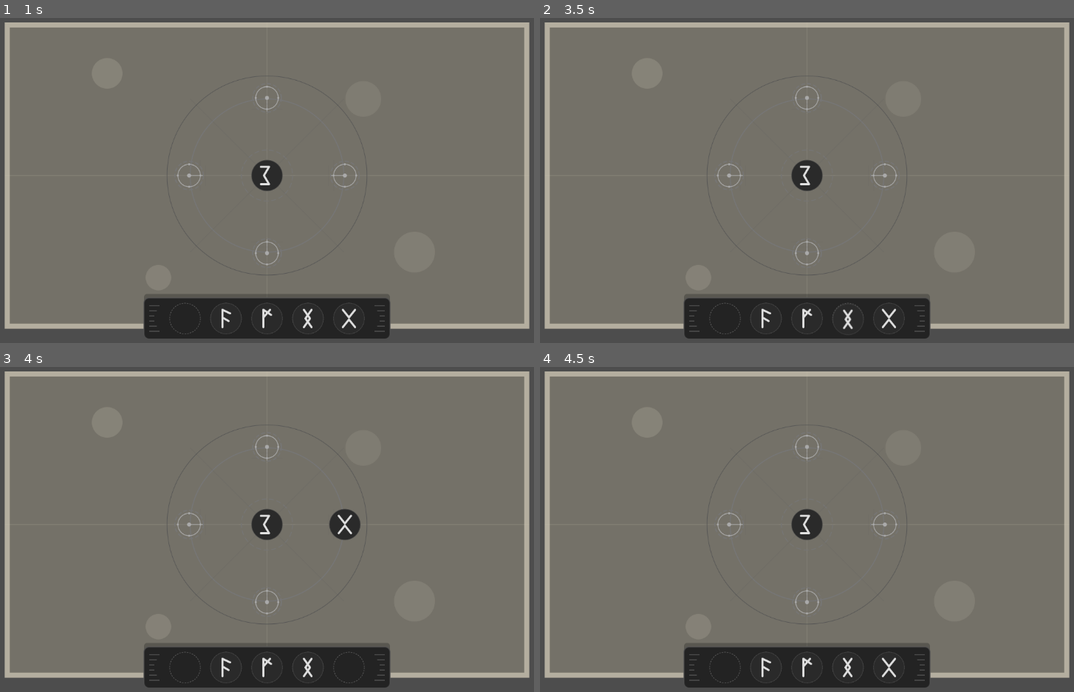
Above: before the commit, frames 1-4 (two rows, left to right).
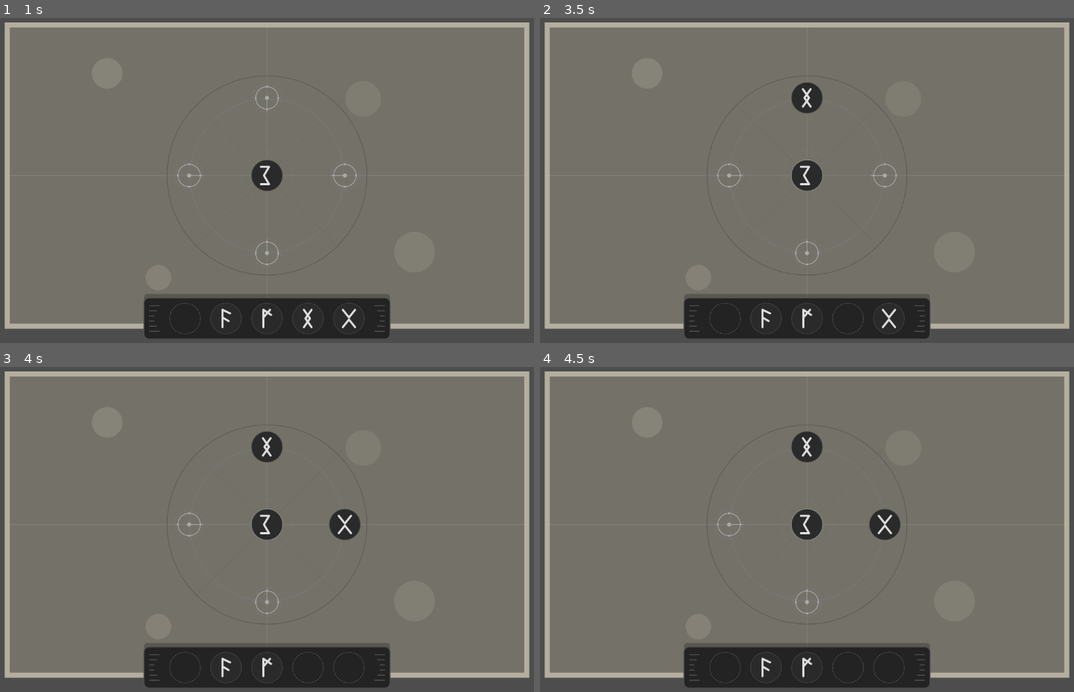
Above: after the commit, the same moments.

Repository: Triysle/wyrdweaver
Game: Godot game, scene res://scenes/first_page.tscn
Two runs of this game, one before a commit and one after it. Both use one fixed random seed, a clock stepped at 60 frames per second and the inputs below.
Inputs (mouse positions are in pixels of both pictures, inside the frame that each line leads up to):
- Up to frame 1 (1 s): tap Enter at 0.5 s; drag from (186, 317) to (267, 174) at 0.52 s
- Up to frame 2 (3.5 s): drag from (764, 317) to (807, 174) at 1.27 s; move the mouse to (807, 317) at 2.02 s; click (807, 317) at 2.17 s; tap R (reset_game) at 2.75 s; drag from (849, 317) to (807, 99) at 2.77 s
- Up to frame 3 (4 s): drag from (347, 666) to (347, 523) at 3.52 s
- Up to frame 4 (4.5 s): drag from (630, 477) to (887, 523) at 4.27 s

Frame 1 is identical in both runs. In frame 2, 0.5% of the frame differs, in the area x 47-61%, y 19-98%; in frame 3, 0.5%; in frame 4, 1.0%, in the area x 47-68%, y 19-98%.

Commit message:
0.0.5
more flexible rune placement

Diff:
--- a/scenes/first_page.tscn
+++ b/scenes/first_page.tscn
@@ -9,6 +9,7 @@
 [ext_resource type="Texture2D" uid="uid://daf7qtwbyeew0" path="res://assets/temp/success-indicator.svg" id="7_l8pgn"]
 [ext_resource type="Texture2D" uid="uid://rbxtxjdipbc6" path="res://assets/temp/rune-tray.svg" id="8_al0c0"]
 [ext_resource type="Script" uid="uid://ojn8p5snn4ko" path="res://scripts/Rune.gd" id="9_qxcc4"]
+[ext_resource type="Script" uid="uid://dhcf3pu00uv1p" path="res://scripts/RuneTray.gd" id="9_xwo0y"]
 [ext_resource type="Texture2D" uid="uid://b4sgcaff0hoer" path="res://assets/temp/rune-sowilo.svg" id="10_lv01k"]
 [ext_resource type="Texture2D" uid="uid://bbufq40t2ckhs" path="res://assets/temp/rune-glow.svg" id="11_su4tq"]
 [ext_resource type="Texture2D" uid="uid://b3uv5jfmwoe0g" path="res://assets/temp/rune-fehu.svg" id="12_efwbv"]
@@ -165,6 +166,7 @@
 
 [node name="RuneTray" type="Node2D" parent="."]
 position = Vector2(576, 600)
+script = ExtResource("9_xwo0y")
 
 [node name="TrayBackground" type="Sprite2D" parent="RuneTray"]
 texture = ExtResource("8_al0c0")
--- a/scripts/FirstPage.gd
+++ b/scripts/FirstPage.gd
@@ -7,11 +7,23 @@
 @onready var resource_container = $ResourceContainer
 
 func _ready():
-	print("FirstPage ready - connecting signals")
+	print("FirstPage ready - initializing nodes")
+
+	# Initialize the rune tray system
+	_initialize_rune_tray()
+
 	# Wait one frame to make sure all nodes are fully initialized
 	await get_tree().process_frame
+
 	# Connect signals
 	_connect_signals()
+
+# Initialize the rune tray
+func _initialize_rune_tray():
+	# Add RuneTray script to the RuneTray node if it doesn't have it
+	if not rune_tray.has_script():
+		rune_tray.set_script(load("res://scripts/RuneTray.gd"))
+		print("Added RuneTray script")
 
 # Connect all necessary signals
 func _connect_signals():
@@ -71,9 +83,13 @@
 		print("ERROR: ResourceContainer not found when activating circle!")
 
 # Handle rune drag started
-func _on_rune_drag_started(_rune):
-	print("Rune drag started")
+func _on_rune_drag_started(rune):
+	print("Rune drag started: ", rune.rune_type)
+
+	# If it's coming from the tray, free up its slot
+	if rune.current_state == "in_tray" and rune_tray and rune_tray.has_method("free_slot_for_rune"):
+		rune_tray.free_slot_for_rune(rune)
 
 # Handle rune drag ended
-func _on_rune_drag_ended(_rune):
-	print("Rune drag ended")
+func _on_rune_drag_ended(rune):
+	print("Rune drag ended: ", rune.rune_type)
--- a/scripts/Rune.gd
+++ b/scripts/Rune.gd
@@ -5,10 +5,11 @@
 @export var rune_type: String = ""  # sowilo, fehu, ansuz, jera, dagaz
 
 # Current state
-var current_state: String = "in_tray"  # in_tray, being_dragged, placed, activated
+var current_state: String = "in_tray"  # in_tray, being_dragged, placed
 var original_position: Vector2 = Vector2.ZERO
 var is_being_dragged: bool = false
 var current_node = null  # Reference to the node where this rune is placed
+var is_activated: bool = false  # Track activation state separately from placement
 
 # Signals
 signal rune_drag_started(rune)
@@ -31,9 +32,6 @@
 	print("Rune initialized: ", rune_type)
 
 func _input_event(_viewport, event, _shape_idx):
-	if current_state == "activated":
-		return
-
 	# Mouse button pressed - start dragging
 	if event is InputEventMouseButton and event.button_index == MOUSE_BUTTON_LEFT:
 		if event.pressed:
@@ -51,11 +49,13 @@
 
 # Start dragging this rune
 func start_drag():
-	if current_state == "placed" or current_state == "activated":
-		print("Cannot drag rune in state: ", current_state)
-		return
+	is_being_dragged = true
 
-	is_being_dragged = true
+	# If the rune is currently placed, tell the node it's being removed
+	if current_state == "placed" and current_node != null:
+		deactivate() # Turn off activation effects
+		current_node.remove_rune()
+
 	current_state = "being_dragged"
 
 	print("Started dragging rune: ", rune_type)
@@ -85,13 +85,11 @@
 	for area in overlapping_areas:
 		if area is RuneNode:
 			var node = area
-			print("Found RuneNode: ", node.node_position, " requires: ", node.required_rune_type)
-			if node.can_accept_rune(rune_type):
-				print("Placing rune ", rune_type, " on node ", node.node_position)
-				# Place on node
-				place_on_node(node)
-				valid_placement = true
-				break
+			print("Found RuneNode: ", node.node_position)
+			# Place on node whether it's the correct type or not
+			place_on_node(node)
+			valid_placement = true
+			break
 
 	# If no valid placement, return to tray
 	if not valid_placement:
@@ -120,22 +118,29 @@
 		# Successfully placed
 		print("Rune placed successfully")
 		z_index = 5  # Above node but below other dragged runes
+
+		# Check if it's the correct rune type for this node
+		if node.required_rune_type == rune_type:
+			print("Correct rune type!")
+		else:
+			print("Incorrect rune type, but placement allowed")
 	else:
-		# Node rejected placement
+		# Node rejected placement (already has a rune)
 		print("Node rejected placement")
 		return_to_tray()
 
 # Return this rune to its original position in the tray
 func return_to_tray():
-	# Create a tween for smooth return animation
-	var tween = create_tween()
-	tween.tween_property(self, "position", original_position, 0.3).set_ease(Tween.EASE_OUT).set_trans(Tween.TRANS_ELASTIC)
-
-	# Reset state
+	# Reset state first
 	current_state = "in_tray"
 	current_node = null
 	z_index = 0
 
+	# Turn off any activation effects
+	deactivate()
+
+	# Let the tray manage positioning
+	# The tween is now handled by the RuneTray script
 	print("Rune returned to tray")
 
 # Activate the rune (when part of a completed pattern)
@@ -144,7 +149,11 @@
 		print("Cannot activate rune in state: ", current_state)
 		return
 
-	current_state = "activated"
+	if is_activated:
+		print("Rune already activated")
+		return
+
+	is_activated = true
 
 	print("Rune activated: ", rune_type)
 
@@ -156,5 +165,20 @@
 	tween.tween_property($RuneGlow, "modulate:a", 0.3, 1.5)
 	tween.tween_property($RuneGlow, "modulate:a", 0.8, 1.5)
 
-	# Disable further interaction
-	set_process(false)
+# Deactivate the rune (when removed from a node or pattern breaks)
+func deactivate():
+	if not is_activated:
+		return
+
+	is_activated = false
+
+	print("Rune deactivated: ", rune_type)
+
+	# Hide the glow effect
+	$RuneGlow.visible = false
+
+	# Stop any active tweens
+	var tweens = get_tree().get_nodes_in_group("tweens")
+	for tween in tweens:
+		if tween.is_valid() and tween.get_meta("target", null) == $RuneGlow:
+			tween.kill()
--- a/scripts/RuneNode.gd
+++ b/scripts/RuneNode.gd
@@ -6,7 +6,8 @@
 @export var node_position: String = "center" # center, north, east, south, west
 
 # Current state
-var current_state: String = "empty" # empty, filled, activated
+var current_state: String = "empty" # empty, filled
+var is_activated: bool = false # Track activation separately
 var current_rune = null
 
 # Reference to the rune that's currently placed on this node
@@ -14,8 +15,8 @@
 
 # Signals
 signal rune_placed_correctly(node_position)
-# We'll use this signal later when implementing incorrect placement feedback
-# signal rune_placed_incorrectly(node_position)
+signal rune_placed_incorrectly(node_position)
+signal rune_removed(node_position)
 
 func _ready():
 	# Set up initial appearance
@@ -28,10 +29,11 @@
 
 	print("RuneNode ready: ", node_position, " requires: ", required_rune_type)
 
-# Check if a rune can be placed on this node
-func can_accept_rune(rune_type: String) -> bool:
-	var can_accept = current_state == "empty" and rune_type == required_rune_type
-	print("Node ", node_position, " can accept ", rune_type, ": ", can_accept)
+# Check if a rune can be placed on this node (always true now)
+func can_accept_rune(_rune_type: String) -> bool:
+	# Only check if the node is empty, not if the rune type matches
+	var can_accept = current_state == "empty"
+	print("Node ", node_position, " can accept any rune: ", can_accept)
 	return can_accept
 
 # Place a rune on this node
@@ -52,9 +54,19 @@
 	# Visually indicate the rune is placed
 	$NodePlaceholder.visible = false
 
-	# Emit signal about successful placement
-	print("Emitting rune_placed_correctly signal for ", node_position)
-	emit_signal("rune_placed_correctly", node_position)
+	# Check if it's the correct rune type
+	if current_rune == required_rune_type:
+		# Show the node highlight for correct placement
+		$NodeHighlight.visible = true
+
+		# Emit signal about successful placement
+		print("Emitting rune_placed_correctly signal for ", node_position)
+		emit_signal("rune_placed_correctly", node_position)
+	else:
+		# It's an incorrect rune type
+		print("Emitting rune_placed_incorrectly signal for ", node_position)
+		emit_signal("rune_placed_incorrectly", node_position)
+
 	return true
 
 # Remove rune from this node
@@ -65,14 +77,22 @@
 
 	print("Removing rune from node ", node_position)
 
+	# Check if this was a correct rune that's being removed
+	var was_correct = (current_rune == required_rune_type)
+
 	# Reset state
 	current_state = "empty"
 	current_rune = null
 	placed_rune = null
+	is_activated = false
 
 	# Restore visual state
 	$NodePlaceholder.visible = true
 	$NodeHighlight.visible = false
+
+	# Emit signal about rune removal
+	print("Emitting rune_removed signal for ", node_position)
+	emit_signal("rune_removed", node_position)
 
 # Activate this node (when the circle pattern is correct)
 func activate():
@@ -80,8 +100,12 @@
 		print("Cannot activate node - not filled")
 		return
 
+	if is_activated:
+		print("Node already activated")
+		return
+
 	print("Activating node: ", node_position)
-	current_state = "activated"
+	is_activated = true
 
 	# Tell the placed rune to activate as well
 	if placed_rune:
@@ -89,3 +113,17 @@
 		placed_rune.activate()
 	else:
 		print("ERROR: No placed_rune reference on node ", node_position)
+
+# Deactivate this node (when the circle pattern breaks)
+func deactivate():
+	if not is_activated:
+		print("Node not activated, nothing to deactivate")
+		return
+
+	print("Deactivating node: ", node_position)
+	is_activated = false
+
+	# Tell the placed rune to deactivate as well
+	if placed_rune:
+		print("Telling rune to deactivate")
+		placed_rune.deactivate()
--- /dev/null
+++ b/scripts/RuneTray.gd
@@ -0,0 +1,97 @@
+extends Node2D
+class_name RuneTray
+
+# Tray properties
+@export var slot_spacing: float = 80.0  # Distance between slots (default)
+
+# Runtime properties
+var slots = []  # Array of slot positions
+var occupied_slots = {}  # Dictionary mapping slot index to rune
+
+# Called when the node enters the scene tree for the first time
+func _ready():
+	# Initialize the tray slots using existing RuneContainer
+	_setup_slots_from_container()
+
+	# Connect signals from existing runes
+	for rune in $RuneContainer.get_children():
+		if rune is Rune:
+			# Set original position based on current position
+			rune.original_position = rune.position
+			# Connect the signals
+			rune.rune_drag_ended.connect(_on_rune_drag_ended)
+
+# Set up the slot positions based on existing runes in the RuneContainer
+func _setup_slots_from_container():
+	slots.clear()
+
+	# Use existing rune positions as slots
+	for rune in $RuneContainer.get_children():
+		if rune is Rune:
+			slots.append(rune.position)
+
+			# Mark slot as occupied initially
+			var slot_index = slots.size() - 1
+			occupied_slots[slot_index] = rune
+
+	print("Initialized ", slots.size(), " tray slots based on existing runes")
+
+# Get the nearest available slot to a given position
+func get_nearest_available_slot(global_pos: Vector2) -> Vector2:
+	var local_pos = to_local(global_pos)
+	var nearest_slot_index = -1
+	var nearest_distance = INF
+
+	# Find the nearest unoccupied slot
+	for i in range(slots.size()):
+		if not occupied_slots.has(i):
+			var distance = local_pos.distance_to(slots[i])
+			if distance < nearest_distance:
+				nearest_distance = distance
+				nearest_slot_index = i
+
+	# If all slots are occupied, find the nearest slot regardless
+	if nearest_slot_index == -1:
+		for i in range(slots.size()):
+			var distance = local_pos.distance_to(slots[i])
+			if distance < nearest_distance:
+				nearest_distance = distance
+				nearest_slot_index = i
+
+	# Mark this slot as occupied
+	occupied_slots[nearest_slot_index] = true
+
+	return slots[nearest_slot_index]
+
+# Free up a slot for a specific rune
+func free_slot_for_rune(rune: Rune):
+	# Find the slot that contains this rune
+	for slot_index in occupied_slots.keys():
+		if occupied_slots[slot_index] == rune:
+			# Remove from occupied slots
+			occupied_slots.erase(slot_index)
+			return
+
+# Handle a rune being returned to the tray
+func _on_rune_drag_ended(rune: Rune):
+	if rune.current_state == "in_tray":
+		# Rune is being returned to tray
+
+		# Free up the old slot if this rune had one
+		free_slot_for_rune(rune)
+
+		# Find nearest available slot
+		var new_slot_position = get_nearest_available_slot(rune.global_position)
+
+		# Update rune's original position to the new slot
+		rune.original_position = new_slot_position
+
+		# Create a tween for smooth movement to the slot
+		var tween = create_tween()
+		tween.tween_property(rune, "position", new_slot_position, 0.3).set_ease(Tween.EASE_OUT).set_trans(Tween.TRANS_ELASTIC)
+
+		# Update occupied slots
+		for slot_index in range(slots.size()):
+			if slots[slot_index] == new_slot_position:
+				occupied_slots[slot_index] = rune
+				break
--- a/scripts/RunicCircle.gd
+++ b/scripts/RunicCircle.gd
@@ -9,14 +9,17 @@
 @onready var cardinal_nodes = $CardinalNodes
 @onready var connection_lines = $ConnectionLines
 @onready var activation_particles = $ActivationParticles
+@onready var success_indicator = $SuccessIndicator
 
 # State tracking
-var activated_nodes = []
+var correct_nodes = []  # Nodes with correct runes
 var is_circle_activated = false
-var connection_lines_visible = []  # Array to track which connection lines are visible
+var resource_generation_active = false
+var valid_pattern = false
 
 # Signals
 signal circle_activated
+signal circle_deactivated
 signal resource_generated(amount)
 
 func _ready():
@@ -27,31 +30,35 @@
 	for line in connection_lines.get_children():
 		line.visible = false
 
+	# Hide success indicator
+	success_indicator.visible = false
+
 # Connect signals from all rune nodes
 func _connect_node_signals():
 	# Connect central node
 	central_node.rune_placed_correctly.connect(_on_rune_placed_correctly)
+	central_node.rune_placed_incorrectly.connect(_on_rune_placed_incorrectly)
+	central_node.rune_removed.connect(_on_rune_removed)
 
 	# Connect cardinal nodes
 	for node in cardinal_nodes.get_children():
 		if node is RuneNode:
 			node.rune_placed_correctly.connect(_on_rune_placed_correctly)
+			node.rune_placed_incorrectly.connect(_on_rune_placed_incorrectly)
+			node.rune_removed.connect(_on_rune_removed)
 
 # Process resource generation when circle is active
 func _process(delta):
-	if is_circle_activated:
+	if resource_generation_active:
 		var amount = resource_generation_rate * delta
-
-		# Direct access to resource container
-		var resource_container = get_node_or_null("/root/FirstPage/ResourceContainer")
-		if resource_container:
-			resource_container.add_resource(amount)
+		emit_signal("resource_generated", amount)
 
 # Handle a rune being placed correctly
 func _on_rune_placed_correctly(node_position):
-	# Add to activated nodes list if not already there
-	if not activated_nodes.has(node_position):
-		activated_nodes.append(node_position)
+	print("Correct rune placed at: ", node_position)
+	# Add to correct nodes list if not already there
+	if not correct_nodes.has(node_position):
+		correct_nodes.append(node_position)
 
 	# Update connections
 	_update_connections()
@@ -59,29 +66,61 @@
 	# Check if pattern is complete
 	_check_pattern_completion()
 
+# Handle a rune being placed incorrectly
+func _on_rune_placed_incorrectly(node_position):
+	print("Incorrect rune placed at: ", node_position)
+	# Remove from correct nodes list if it was there
+	if correct_nodes.has(node_position):
+		correct_nodes.erase(node_position)
+
+	# Update connections
+	_update_connections()
+
+	# Check if pattern is now incomplete
+	_check_pattern_completion()
+
+# Handle a rune being removed
+func _on_rune_removed(node_position):
+	print("Rune removed from: ", node_position)
+	# Remove from correct nodes list if it was there
+	if correct_nodes.has(node_position):
+		correct_nodes.erase(node_position)
+
+	# Update connections
+	_update_connections()
+
+	# Check if pattern is now incomplete
+	_check_pattern_completion()
+
+	# If the circle was activated, deactivate it
+	if is_circle_activated:
+		_deactivate_circle()
+
 # Update the visual connections between nodes
 func _update_connections():
 	# Clear any existing connections
 	for line in connection_lines.get_children():
 		line.visible = false
 
-	# If center is activated, draw connections to any activated cardinal nodes
-	if activated_nodes.has("center"):
-		# Connect center to each activated cardinal node
+	# If center is in correct nodes, draw connections to any correct cardinal nodes
+	if correct_nodes.has("center"):
+		# Connect center to each correct cardinal node
 		for cardinal_pos in ["north", "east", "south", "west"]:
-			if activated_nodes.has(cardinal_pos):
+			if correct_nodes.has(cardinal_pos):
 				var line_name = "ConnectionLine_" + cardinal_pos
 				var line = connection_lines.get_node_or_null(line_name)
 				if line:
 					line.visible = true
-					if not connection_lines_visible.has(cardinal_pos):
-						connection_lines_visible.append(cardinal_pos)
 
 # Check if the pattern is complete and activate the circle if it is
 func _check_pattern_completion():
-	# For the first circle, we consider it complete when all 5 nodes are filled
-	if activated_nodes.size() >= 5:
+	# For the first circle, we consider it complete when all 5 nodes have correct runes
+	var all_correct = correct_nodes.size() >= 5
+
+	if all_correct and not is_circle_activated:
 		_activate_circle()
+	elif not all_correct and is_circle_activated:
+		_deactivate_circle()
 
 # Activate the entire circle
 func _activate_circle():
@@ -89,6 +128,9 @@
 		return
 
 	is_circle_activated = true
+	valid_pattern = true
+
+	print("Activating circle")
 
 	# Activate all nodes
 	central_node.activate()
@@ -100,14 +142,43 @@
 	activation_particles.emitting = true
 
 	# Show success indicator
-	$SuccessIndicator.visible = true
+	success_indicator.visible = true
+	success_indicator.modulate.a = 1.0
 	var tween = create_tween()
-	tween.tween_property($SuccessIndicator, "modulate:a", 0.0, 2.0)
+	tween.tween_property(success_indicator, "modulate:a", 0.5, 2.0)
 
-	# Direct access to resource container
-	var resource_container = get_node_or_null("/root/FirstPage/ResourceContainer")
-	if resource_container:
-		resource_container.start_particles()
+	# Start resource generation
+	resource_generation_active = true
 
-	# Start processing resource generation
-	set_process(true)
+	# Emit signal
+	emit_signal("circle_activated")
+
+# Deactivate the circle
+func _deactivate_circle():
+	if not is_circle_activated:
+		return
+
+	is_circle_activated = false
+	valid_pattern = false
+
+	print("Deactivating circle")
+
+	# Deactivate all nodes
+	central_node.deactivate()
+	for node in cardinal_nodes.get_children():
+		if node is RuneNode:
+			node.deactivate()
+
+	# Stop particle effects
+	activation_particles.emitting = false
+
+	# Hide success indicator
+	var tween = create_tween()
+	tween.tween_property(success_indicator, "modulate:a", 0.0, 0.5)
+	tween.tween_callback(func(): success_indicator.visible = false)
+
+	# Stop resource generation
+	resource_generation_active = false
+
+	# Emit signal
+	emit_signal("circle_deactivated")
Not shown: 1 places in scenes/first_page.tscn that only renumber resources
Not shown, added: scripts/RuneTray.gd.uid
